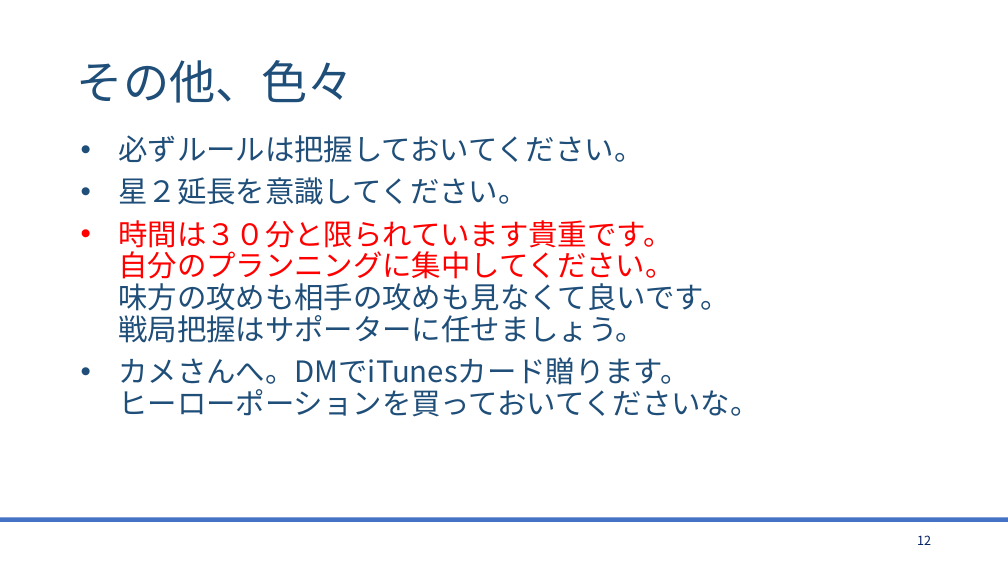
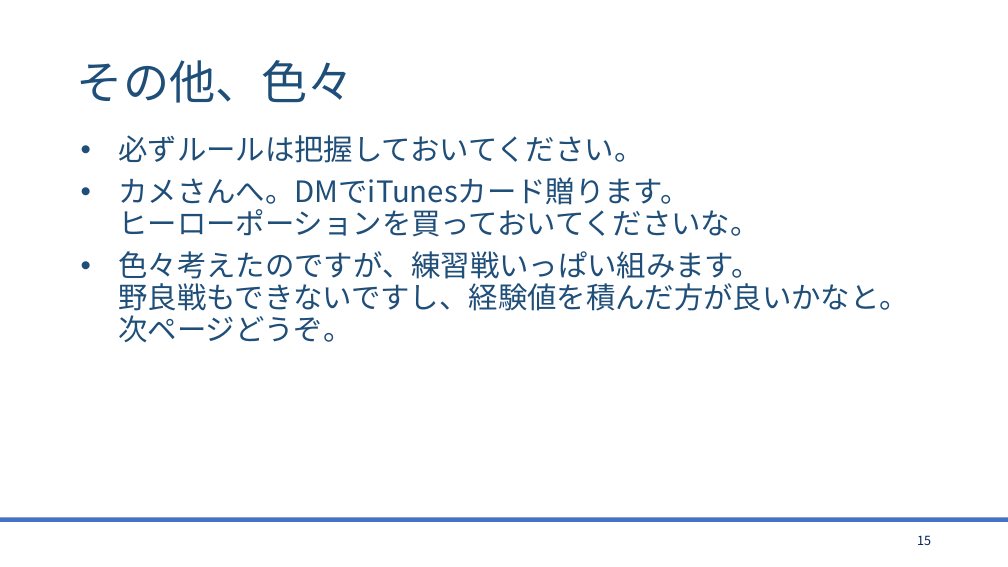
Before and after one commit to bigtreeCoC/documents, a slide deck: slide 15 of CQC攻略.pptx (slide 12 before the commit). Drawn at 1008x567 pixels with LibreOffice and Linux fonts; fonts in the diff are those of the drawing. Boxes give left, top, right and bottom in pixels: in the first picture for what was removed or moved away, otherwise in the second. Text is boxed around its words. In the diff, an @@ line names an element or a change of style, - is before the commit and + after.

```diff
--- a/CQC攻略.pptx
+++ b/CQC攻略.pptx
@@ text at (x1=118, y1=177, x2=730, y2=343): paragraphs removed @@
-• 星２延長を意識してください。
-• 時間は３０分と限られています貴重です。
-  自分のプランニングに集中してください。
-  味方の攻めも相手の攻めも見なくて良いです。
-  戦局把握はサポーターに任せましょう。
@@ text at (x1=118, y1=251, x2=909, y2=342): paragraph added @@
+• 色々考えたのですが、練習戦いっぱい組みます。
+  野良戦もできないですし、経験値を積んだ方が良いかなと。
+  次ページどうぞ。
@@ page number at (x1=917, y1=535, x2=931, y2=545): text changed @@
-12
+15
```
Also in this commit, not shown: 8 other slides changed, 3 slides added, 1 other file.
